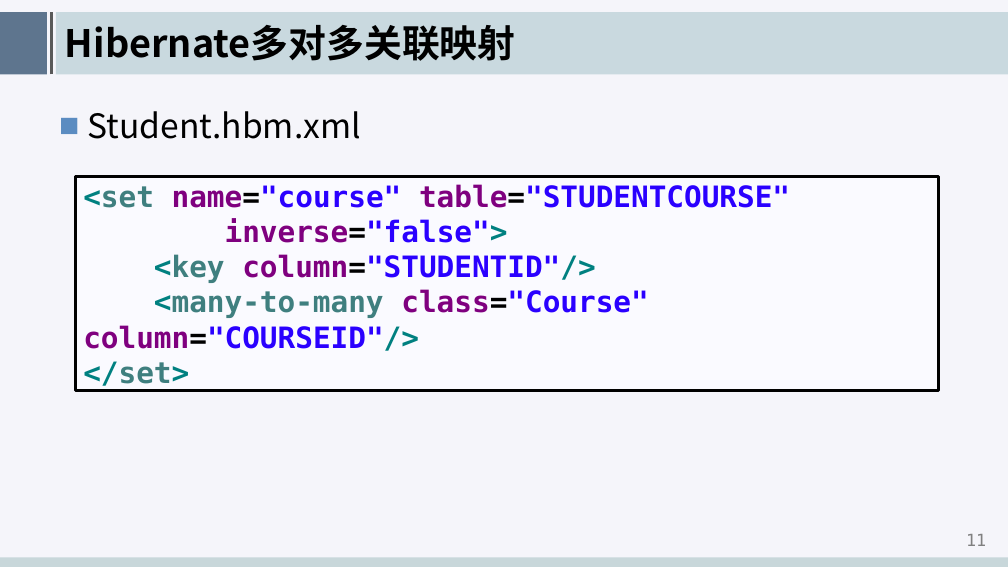
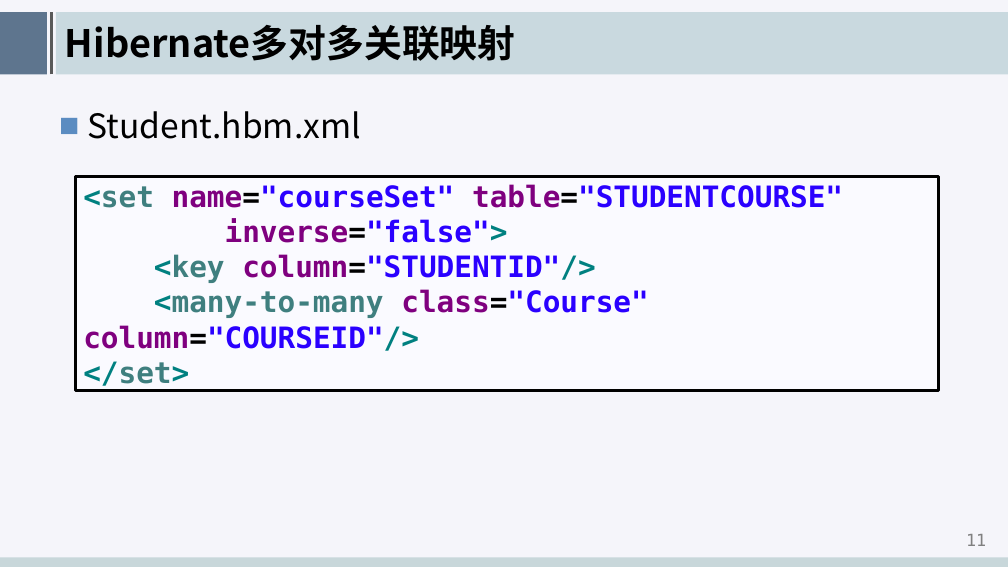
Before and after one commit to edu2act/course-hibernate, a slide deck: slide 12 of meterials/slides/ch06-many-to-many-mapping.pptx. Drawn at 1008x567 pixels with LibreOffice and Linux fonts; fonts in the diff are those of the drawing; background and template pictures are left out. Boxes give left, top, right and bottom in pixels: in the first picture for what was removed or moved away, otherwise in the second. Text is boxed around its words. In the diff, an @@ line names an element or a change of style, - is before the commit and + after.

```diff
--- a/meterials/slides/ch06-many-to-many-mapping.pptx
+++ b/meterials/slides/ch06-many-to-many-mapping.pptx
@@ text in rectangle at (x1=83, y1=184, x2=843, y2=208): text changed @@
-<set name="course" table="STUDENTCOURSE"
+<set name="courseSet" table="STUDENTCOURSE"
```
Also in this commit, not shown: 5 other slides changed, 2 other files.
